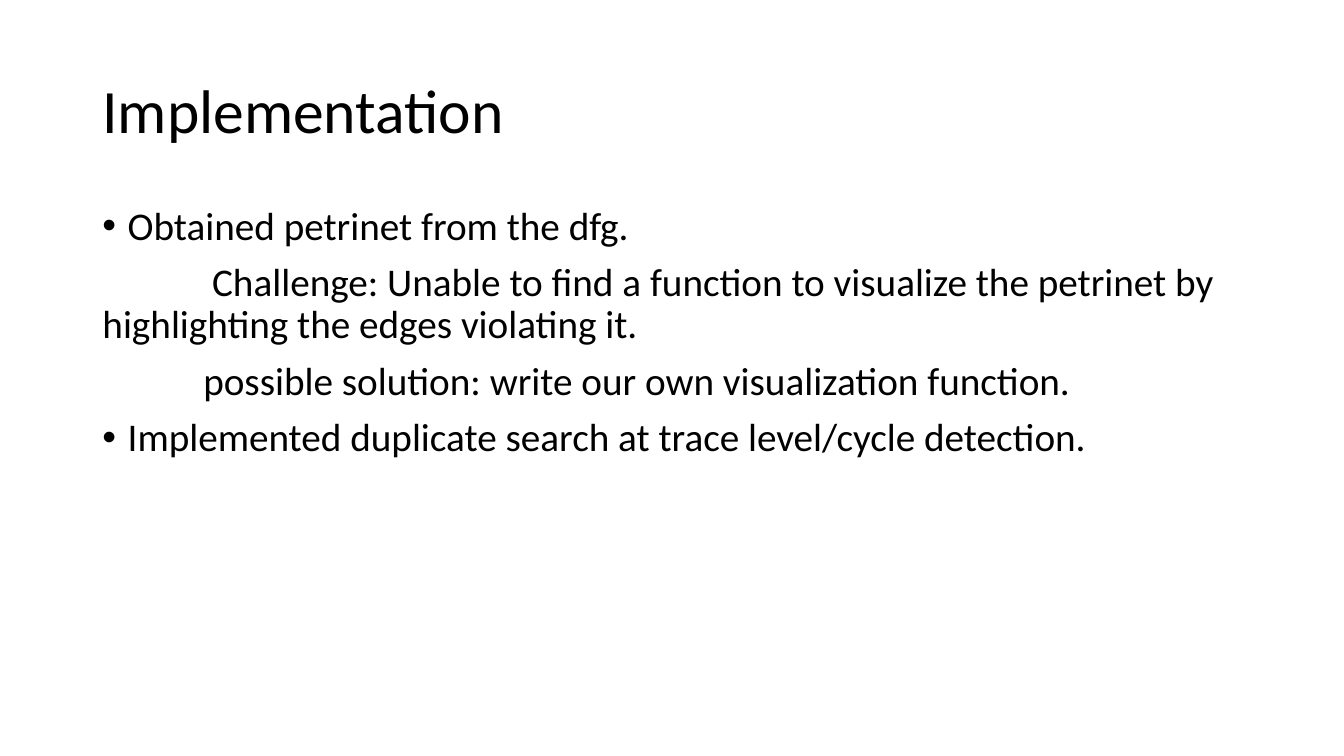
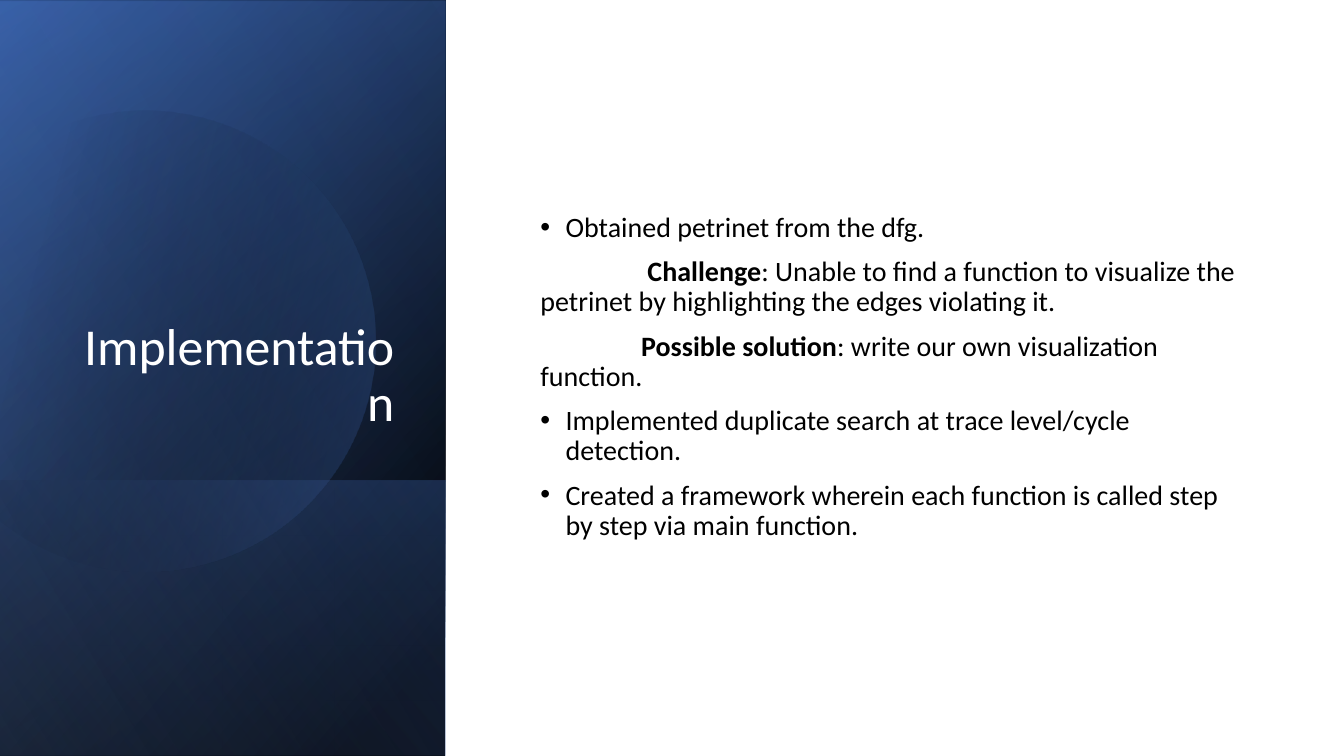
Before and after one commit to deepak-sateesh/processmining, a slide deck: slide 2 of Presentations/Presentation4.pptx (slide 3 before the commit). Drawn at 1344x756 pixels with LibreOffice and Linux fonts; fonts in the diff are those of the drawing. Boxes give left, top, right and bottom in pixels: in the first picture for what was removed or moved away, otherwise in the second. Text is boxed around its words. In the diff, an @@ line names an element or a change of style, - is before the commit and + after.

```diff
--- a/Presentations/Presentation4.pptx
+++ b/Presentations/Presentation4.pptx
@@ rectangle added at (0,0,1344,756), fill #FFFFFF @@
@@ rectangle added at (0,0,446,756), fill gradient #000000 to #2F5597 @@
@@ rectangle added at (0,1,446,756), fill gradient #000000 to #4472C4 @@
@@ rectangle added at (0,0,446,755), fill gradient #000000 to #8FAADC @@
@@ freeform shape added at (0,56,431,618), fill gradient #000000 to #4472C4 @@
@@ title "Implementation": place and size @@
-title "Implementation" at (102,90,503,143)
+title "Implementation" at (51,65,404,438)
@@ title "Implementation" at (51,65,404,438): size 44 to 37 pt, text colour #000000 to #FFFFFF; alignment left to right; vertical alignment middle to bottom @@
@@ text "Obtained petrinet from the dfg.": place and size @@
-text "Obtained petrinet from the dfg." at (102,212,1213,458)
+text "Obtained petrinet from the dfg." at (540,217,1235,540)
@@ text "Obtained petrinet from the dfg." at (540,217,1235,540): vertical alignment top to middle @@
@@ text at (540,217,1235,461): size 28 to 20 pt in "Obtained petrinet from the dfg.", "Challenge: Unable to find a function to ...", "Implemented duplicate search at trace level/cycle detection."; bold on in "Challenge:" @@
@@ text at (540,336,1158,387): text changed; size 28 to 20 pt @@
-possible solution: write our own visualization function.
+Possible solution: write our own visualization function.
@@ rectangle added at (0,480,446,756), fill gradient #4472C4 to #000000 @@
@@ text at (566,485,1217,540): paragraph added @@
+• Created a framework wherein each function is called step by step via main function.
```
Also in this commit, not shown: 1 other slide changed, 1 slide added, 2 slides removed, 3 other files.
